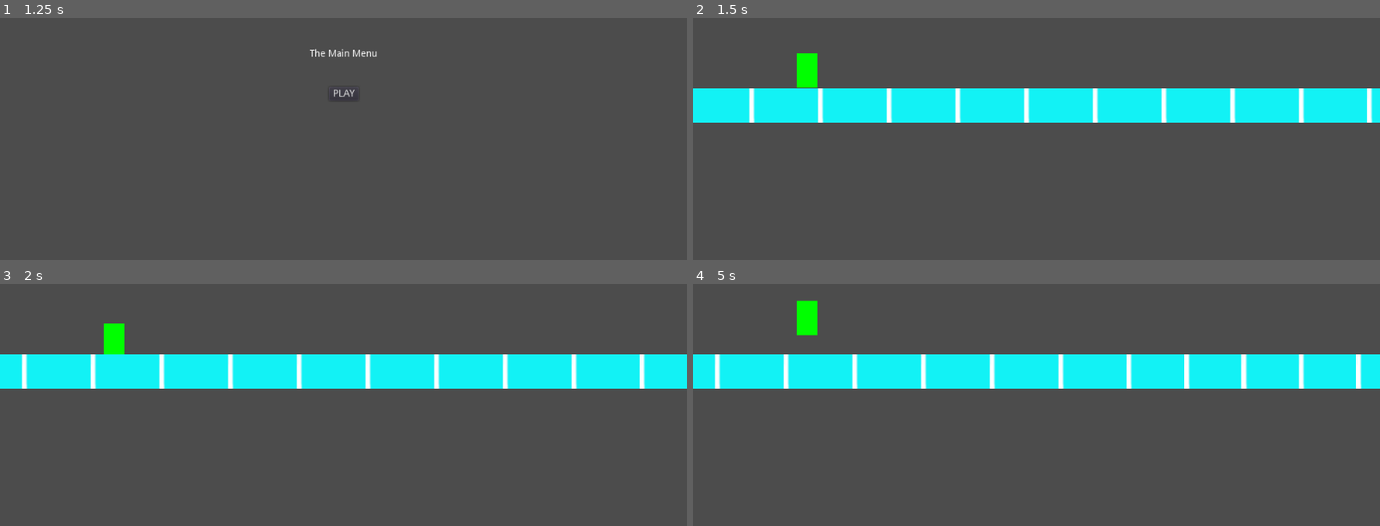
Above: before the commit, frames 1-4 (two rows, left to right).
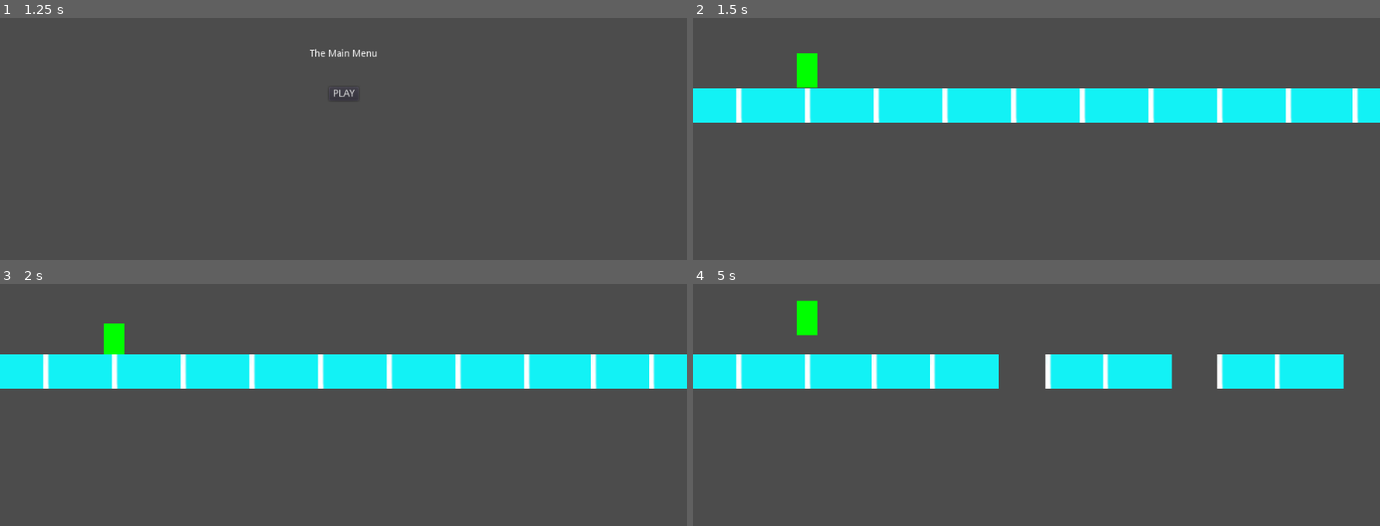
Above: after the commit, the same moments.

Repository: the-g-force/FamJam-December2020
Game: Godot game, scene res://src/SplashScreen.tscn
Same seed, same stepped clock (60 frames per second), same inputs: the game is played once before the commit and once after it.
Inputs (mouse positions are in pixels of both pictures, inside the frame that each line leads up to):
- Up to frame 1 (1.25 s): tap Enter at 0.5 s; move the mouse to (494, 32) at 0.52 s; click (494, 32) at 0.67 s; tap Space (jump) at 0.77 s
- Up to frame 2 (1.5 s): click "PLAY" at 1.25 s
- Up to frame 3 (2 s): no input
- Up to frame 4 (5 s): move the mouse to (899, 339) at 2.02 s; click (899, 339) at 2.17 s; tap Space (jump) at 2.27, 3.77, 4.52 s; move the mouse to (outside the picture) at 2.77 s; click (outside the picture) at 2.92 s; move the mouse to (1002, 402) at 3.52 s; click (1002, 402) at 3.67 s; move the mouse to (1242, 380) at 4.27 s; click (1242, 380) at 4.42 s

Frame 1 is identical in both runs. In frame 2, 2.5% of the frame differs, in the area x 6-99%, y 29-44%; in frame 3, 2.5%; in frame 4, 4.8%, in the area x 3-100%, y 29-44%.

Commit message:
Generate gaps every third tile

Diff:
--- a/project/src/Elf.gd
+++ b/project/src/Elf.gd
@@ -22,6 +22,7 @@
 	if _velocity.y < 0.0 and Input.is_action_just_released("jump"):
 		_velocity.y *= short_jump_velocity_scale
 
+# warning-ignore:return_value_discarded
 	move_and_slide(_velocity, Vector2.UP)
 
 
--- a/project/src/TestLevel.gd
+++ b/project/src/TestLevel.gd
@@ -4,7 +4,7 @@
 const TILE : PackedScene = preload("res://src/Tile.tscn")
 
 export var tile_spawn_delay := 1.0
-export var tile_speed := 100.0
+export var tile_speed := 200.0
 
 
 var was_gap_last_cycle := false
@@ -12,6 +12,9 @@
 var _progress : float = 0
 var _until_next_tile := 0
 
+var _tile_sequence := 0
+
+onready var _TILE_WIDTH = $Tiles/Tile.width()
 onready var _tiles := $Tiles
 
 func _ready():
@@ -22,10 +25,16 @@
 	_progress += tile_speed * delta
 	_until_next_tile -= tile_speed * delta
 	if _until_next_tile <= 0:
-		var new_tile = TILE.instance()
-		new_tile.position.x = 1000 + _until_next_tile
-		_until_next_tile += new_tile.width()
-		_tiles.add_child(new_tile)
+		if _tile_sequence == 2:
+			_tile_sequence = 0
+		else:
+			var new_tile = TILE.instance()
+			new_tile.position.x = 1000 + _until_next_tile
+			_tiles.add_child(new_tile)
+			_tile_sequence += 1
+
+		_until_next_tile += _TILE_WIDTH
+
 
 	for tile in _tiles.get_children():
 		tile.position.x -= tile_speed*delta
